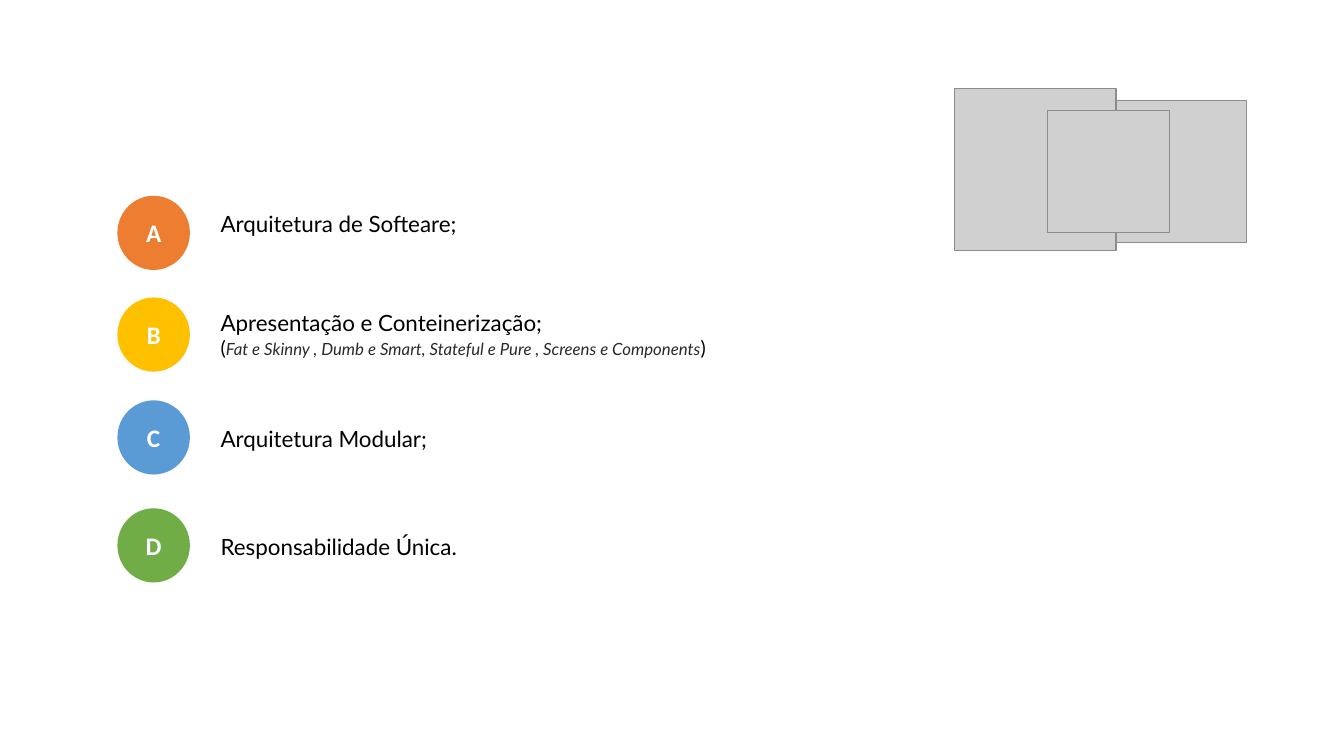
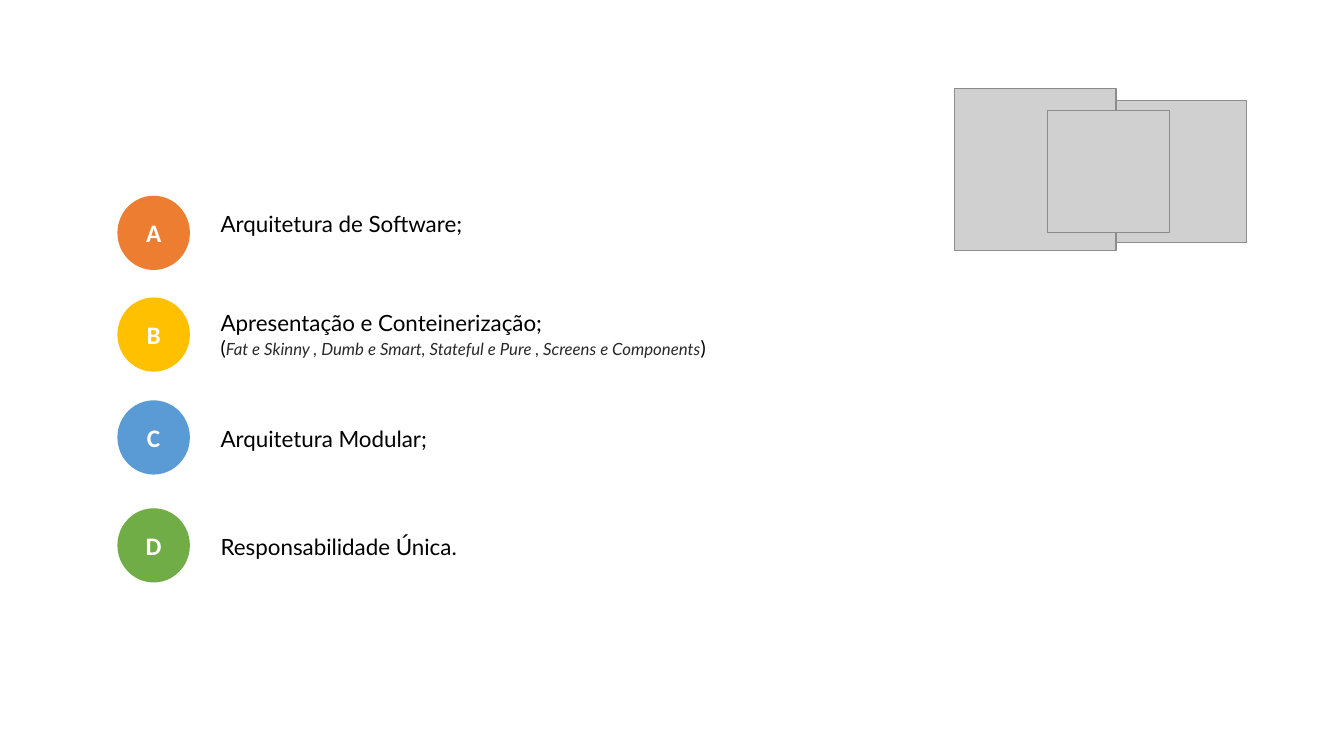
Before and after one commit to andre-dias93/embarcadero-conference, a slide deck: slide 6 of 2021/EC2021.pptx. Drawn at 1344x756 pixels with LibreOffice and Linux fonts; fonts in the diff are those of the drawing; grey boxes stand for pictures; background and template pictures are left out. Boxes give left, top, right and bottom in pixels: in the first picture for what was removed or moved away, otherwise in the second. Text is boxed around its words. In the diff, an @@ line names an element or a change of style, - is before the commit and + after.

```diff
--- a/2021/EC2021.pptx
+++ b/2021/EC2021.pptx
@@ text at <box>221,215,463,236</box>: text changed @@
-Arquitetura de Softeare;
+Arquitetura de Software;
```
Also in this commit, not shown: 2 other slides changed, 1 slide added, 2 slides removed, 5 other files.
